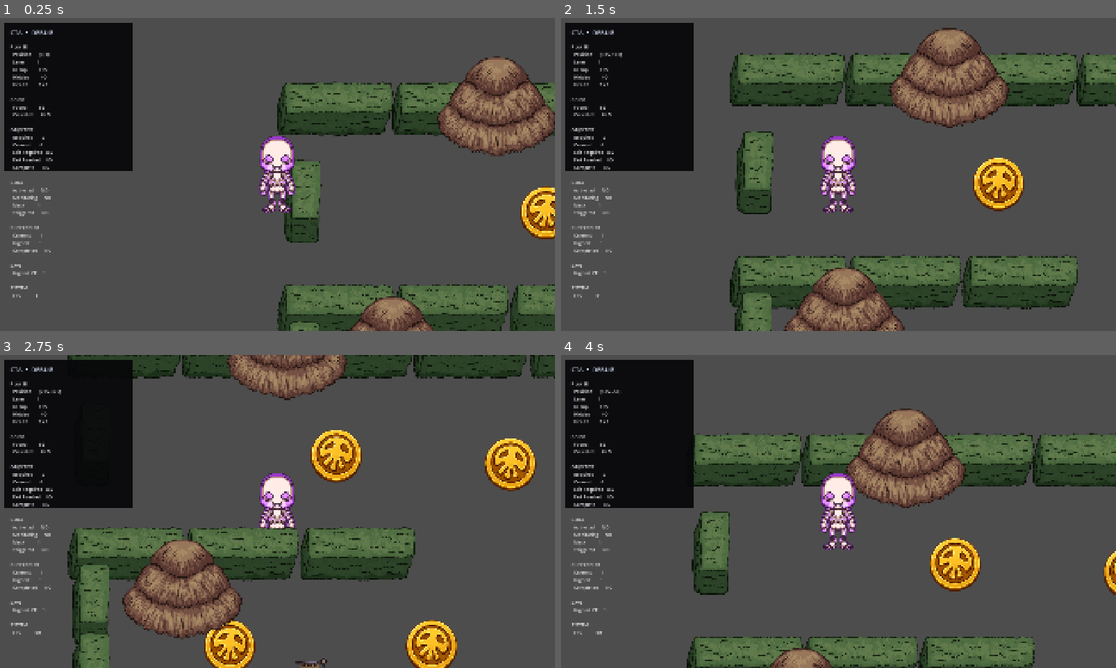
Above: before the commit, frames 1-4 (two rows, left to right).
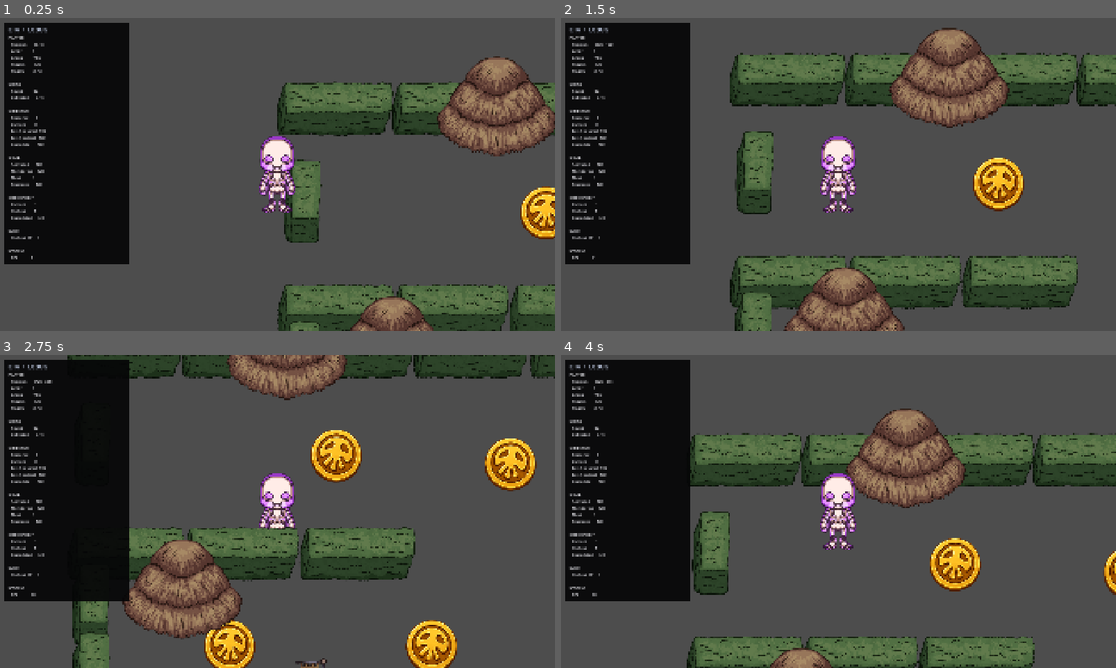
Above: after the commit, the same moments.

Repository: vikram3/Prototype
Game: Godot game, scene res://scenes/checkpoints/checkpoint01.tscn
The game is run twice, just before and just after one commit, with the same random seed, the same clock (stepped at 60 frames per second) and the same inputs.
Inputs:
- Up to frame 1 (0.25 s): no input
- Up to frame 2 (1.5 s): tap Enter at 0.5 s; hold D (move_right) 0.53-1.28 s; hold S (move_down) from 1.28 s (still down)
- Up to frame 3 (2.75 s): release S (move_down) at 2.03 s; hold D (move_right) from 2.03 s (still down)
- Up to frame 4 (4 s): release D (move_right) at 2.78 s; hold W (move_up) 2.78-3.53 s; hold A (move_left) from 3.53 s (still down)

The runs differ from the first frame. In frame 1, 8.1% of the frame differs, in the area x 0-24%, y 1-90%; in frame 2, 8.2%; in frame 3, 8.1%; in frame 4, 8.2%.

Commit message:
debug screen fix

Diff:
--- a/scripts/debug/GameDebug.gd
+++ b/scripts/debug/GameDebug.gd
@@ -8,7 +8,6 @@
 
 func _ready() -> void:
 	layer = 100
-
 	_create_debug_ui()
 
 
@@ -18,17 +17,17 @@
 
 func _create_debug_ui() -> void:
 	# =========================================================
-	# MAIN PANEL
+	# PANEL
 	# =========================================================
 
 	panel = ColorRect.new()
 
 	panel.name = "DebugPanel"
 
-	panel.position = Vector2(20, 20)
-	panel.size = Vector2(440, 510)
-
-	panel.color = Color(0.025, 0.025, 0.035, 0.92)
+	panel.position = Vector2(16, 16)
+	panel.size = Vector2(430, 0)
+
+	panel.color = Color(0.02, 0.02, 0.025, 0.92)
 
 	panel.mouse_filter = Control.MOUSE_FILTER_IGNORE
 
@@ -43,14 +42,14 @@
 
 	title_label.name = "Title"
 
-	title_label.position = Vector2(18, 14)
-	title_label.size = Vector2(400, 35)
+	title_label.position = Vector2(16, 10)
+	title_label.size = Vector2(400, 30)
 
 	title_label.text = "CTA  •  DEBUG"
 
 	title_label.add_theme_font_size_override(
 		"font_size",
-		22
+		20
 	)
 
 	title_label.add_theme_color_override(
@@ -64,24 +63,6 @@
 
 
 	# =========================================================
-	# SEPARATOR
-	# =========================================================
-
-	var separator := ColorRect.new()
-
-	separator.name = "Separator"
-
-	separator.position = Vector2(18, 52)
-	separator.size = Vector2(404, 1)
-
-	separator.color = Color(0.35, 0.4, 0.5, 0.7)
-
-	separator.mouse_filter = Control.MOUSE_FILTER_IGNORE
-
-	panel.add_child(separator)
-
-
-	# =========================================================
 	# DEBUG TEXT
 	# =========================================================
 
@@ -89,12 +70,12 @@
 
 	debug_label.name = "DebugText"
 
-	debug_label.position = Vector2(18, 68)
-	debug_label.size = Vector2(404, 420)
+	debug_label.position = Vector2(16, 42)
+	debug_label.size = Vector2(398, 0)
 
 	debug_label.add_theme_font_size_override(
 		"font_size",
-		16
+		14
 	)
 
 	debug_label.add_theme_color_override(
@@ -141,13 +122,11 @@
 		var player_2d := player as Node2D
 
 		if player_2d != null:
-
 			text += "  Position       %s\n" % (
 				_vector_text(player_2d.global_position)
 			)
 
 		if player is CollisionObject2D:
-
 			var collision := player as CollisionObject2D
 
 			text += "  Layer          %d\n" % (
@@ -159,27 +138,19 @@
 		)
 
 		if player.has_method("is_hidden"):
-
 			text += "  Hidden         %s\n" % (
 				_bool_text(player.is_hidden())
 			)
 
 		if "health" in player:
-
-			text += "  Health         %s" % (
-				str(player.health)
-			)
+			text += "  Health         %s" % str(player.health)
 
 			if "max_health" in player:
-
-				text += " / %s" % (
-					str(player.max_health)
-				)
+				text += " / %s" % str(player.max_health)
 
 			text += "\n"
 
 	else:
-
 		text += "  NOT FOUND\n"
 
 
@@ -243,7 +214,6 @@
 		)
 
 	else:
-
 		text += "  NOT FOUND\n"
 
 
@@ -275,7 +245,6 @@
 		)
 
 	else:
-
 		text += "  NOT FOUND\n"
 
 
@@ -332,6 +301,30 @@
 
 
 	debug_label.text = text
+
+
+	# =========================================================
+	# FIT PANEL TO CONTENT
+	# =========================================================
+
+	var text_height := debug_label.get_minimum_size().y
+
+	debug_label.size.y = text_height
+
+	panel.size.y = text_height + 58.0
+
+
+	# Prevent the panel from going beyond the viewport.
+
+	var viewport_size := get_viewport().get_visible_rect().size
+
+	var maximum_height := viewport_size.y - 32.0
+
+	if panel.size.y > maximum_height:
+
+		panel.size.y = maximum_height
+
+		debug_label.size.y = maximum_height - 58.0
 
 
 func _bool_text(value: bool) -> String:
